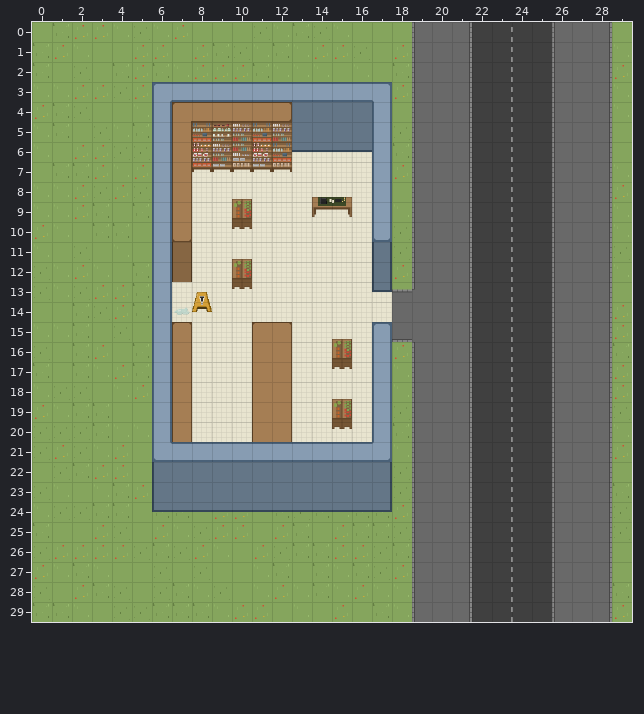
Tiled map, stored at assets/tante_emma_map.tmx. Above is the file before it was changed.
Cells are 32x32 px. Shown: x 0..29, y 0..29.
And afterwards:
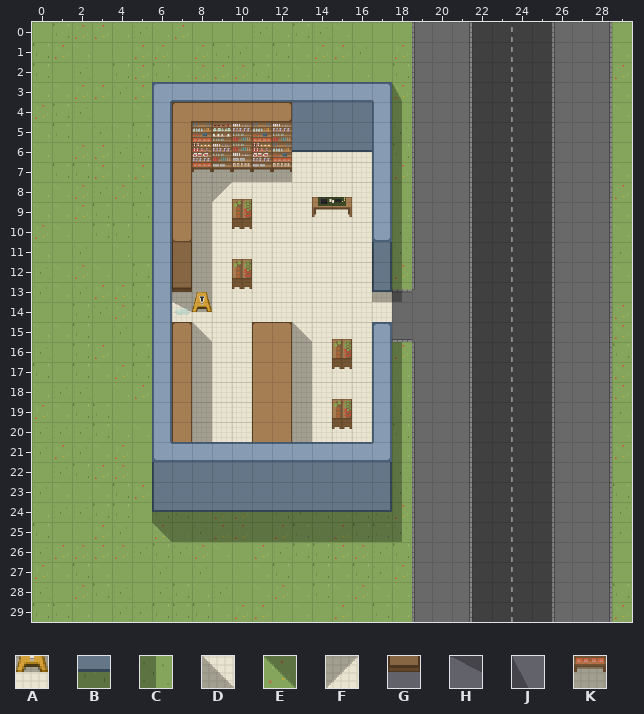
Key: from "tante_emma_textures": A 26, B 26 flipped up-down, C 26 turned 270, D 35, E 35 turned 180, F 35 turned 90, G 39, H 44, J 44 flipped on the diagonal, K 53.
_ is an empty cell.
Tiles of an added or newly shown layer are drawn over the layers below it.
See-through tiles are keyed as they look on the map.
What changed:
Layer "Shadows" (added):
Tile A is added in row 14 at x 8.
Tile B is added in row 13 at x 17; in row 24 at x 6 to 17.
Tile C is added in rows 4 to 13 at x 18; in rows 16 to 25 at x 18.
Tile D is added in row 15 at x 8 and 13.
Tile E is added in row 25 at x 6.
Tile F is added in row 8 at x 9.
Tile H is added in row 14 at x 7.
Tile J is added in row 3 at x 18.
Tile K is added in row 7 at x 8 to 12; in rows 8 to 12 at x 8; in row 13 at x 7 to 8; in rows 16 to 20 at x 8 and 13; in row 25 at x 7 to 17.
Layer "Midground":
Tile G is added in row 13 at x 7.
